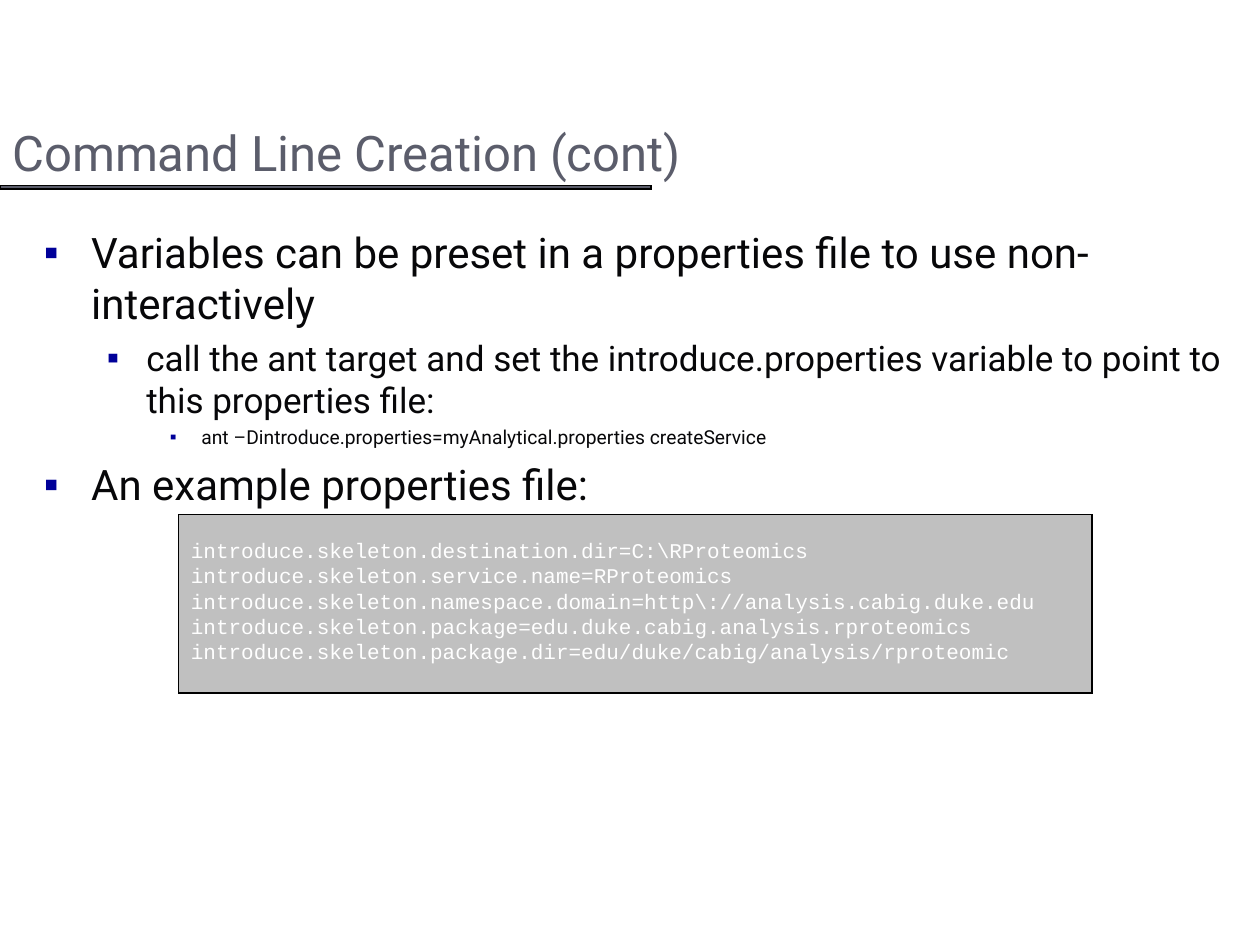
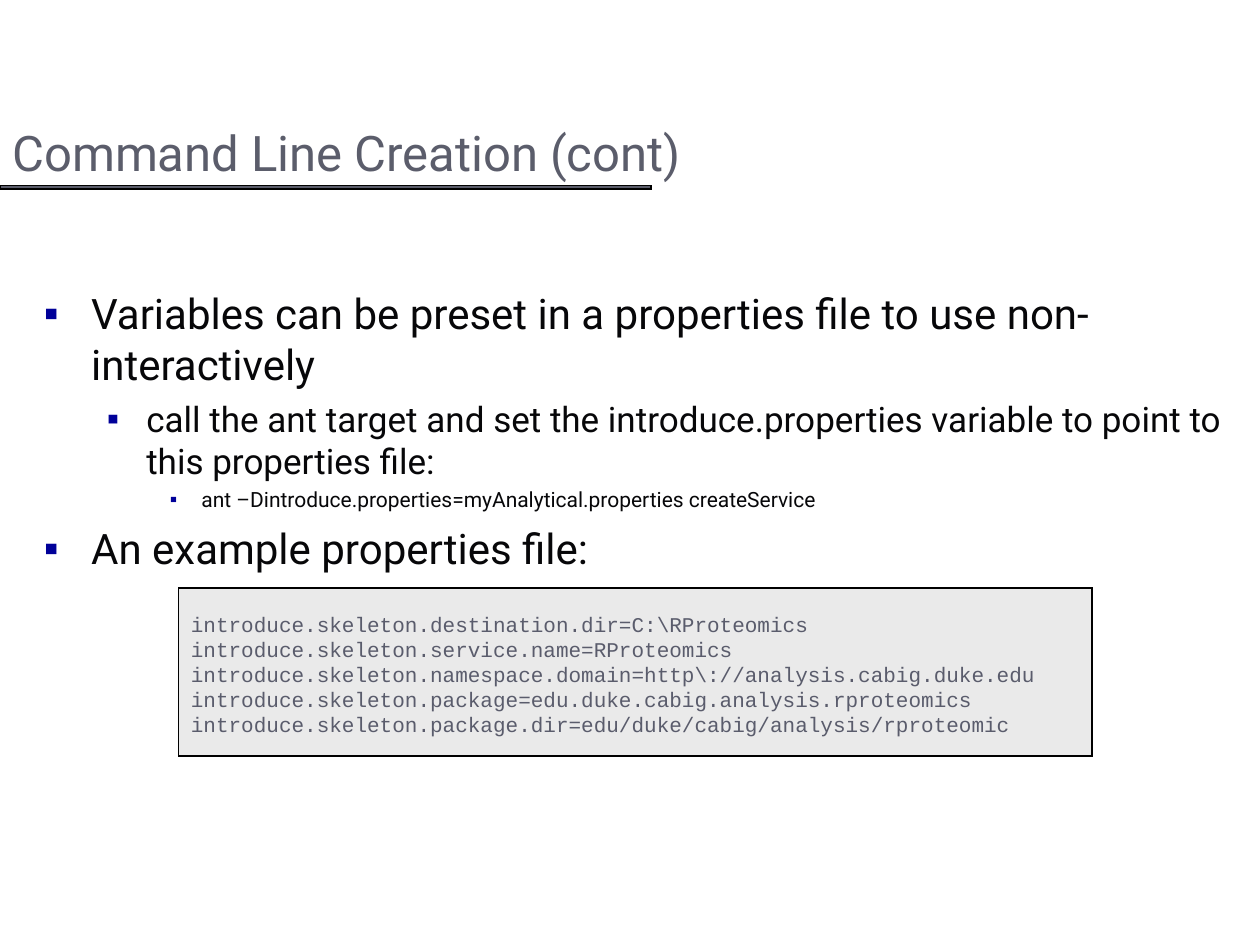
Before and after one commit to NCIP/cagrid-portal, a slide deck: slide 26 of cagrid-1-0/Documentation/presentations/introduce/Introduce.ppt (slide 19 before the commit). Drawn at 1260x945 pixels with LibreOffice and Linux fonts; fonts in the diff are those of the drawing; background and template pictures are left out. Boxes give left, top, right and bottom in pixels: in the first picture for what was removed or moved away, otherwise in the second. Text is boxed around its words. In the diff, an @@ line names an element or a change of style, - is before the commit and + after.

```diff
--- a/cagrid-1-0/Documentation/presentations/introduce/Introduce.ppt
+++ b/cagrid-1-0/Documentation/presentations/introduce/Introduce.ppt
@@ text at bbox=[201, 491, 816, 512]: size 11 to 12 pt in "ant –Dintroduce.properties=myAnalytical.properties createSer ..." @@
@@ rectangle "introduce.skeleton.destination.dir=C:\RProteomics": place and size @@
-rectangle "introduce.skeleton.destination.dir=C:\RProteomics" at bbox=[179, 514, 1092, 693]
+rectangle "introduce.skeleton.destination.dir=C:\RProteomics" at bbox=[179, 588, 1092, 756]
@@ rectangle "introduce.skeleton.destination.dir=C:\RProteomics" at bbox=[179, 588, 1092, 756]: text colour #FFFFFF to #5A5C6C; fill #C0C0C0 to #EAEAEA @@
```
Also in this commit, not shown: 5 other slides changed, 9 slides added, 2 slides removed, 9 other files.
